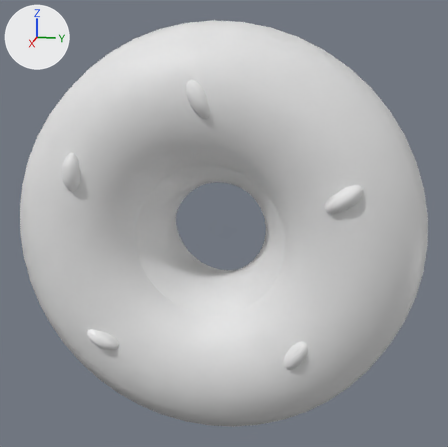
A saved change to the Blender file Sonic R Final/Assets/Models/donut5.blend.
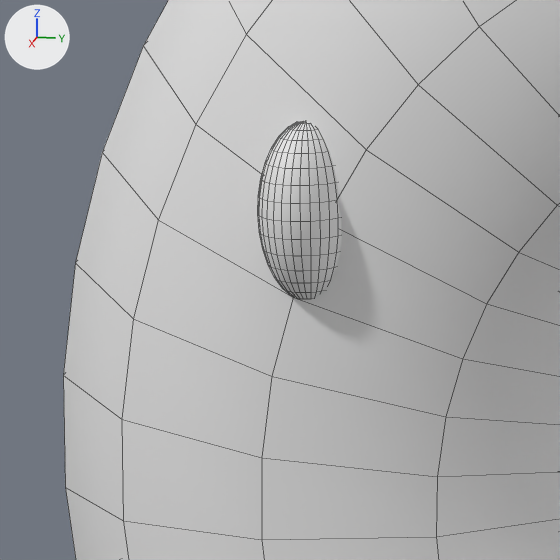
The first picture shows the older version from a 50 mm lens placed at (5.01, 1.04, 1.29), pointed at (0.06, 0.05, 0.06). The close-ups show both versions on the part from 1% to 29% of the width and 28% to 56% of the height of that picture; other places that the commit changed are outside them. The axes (+X, +Y, +Z) are drawn at upper left. The lights are the same throughout. The close-ups show mesh edges as thin lines.
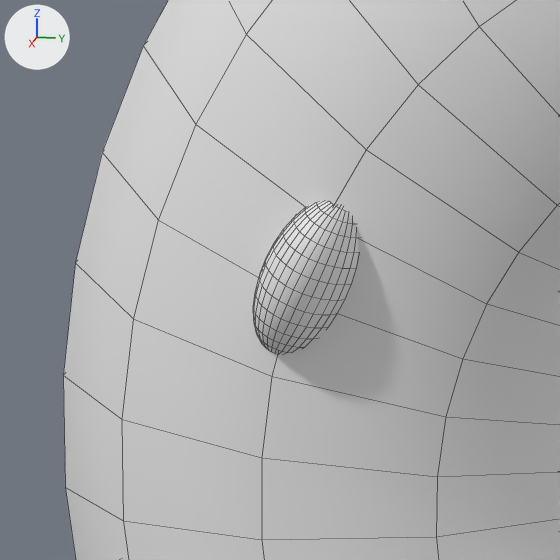
Changed parts and their boxes [x1, y1, x2, y2] in the close-ups (560 x 560 px):
'Sphere.003', moved, turned: before [258, 122, 342, 300]; after [253, 202, 359, 353]

The change in detail:
Object 'Sphere.003' (ob_sphere_003) moves from (0.674, -0.988, 0.549) to (0.674, -0.988, 0.443).
Object 'Sphere.003' (ob_sphere_003) turns from (-182, 0, 0) to (-209, 0, 0) degrees about x, y and z.
